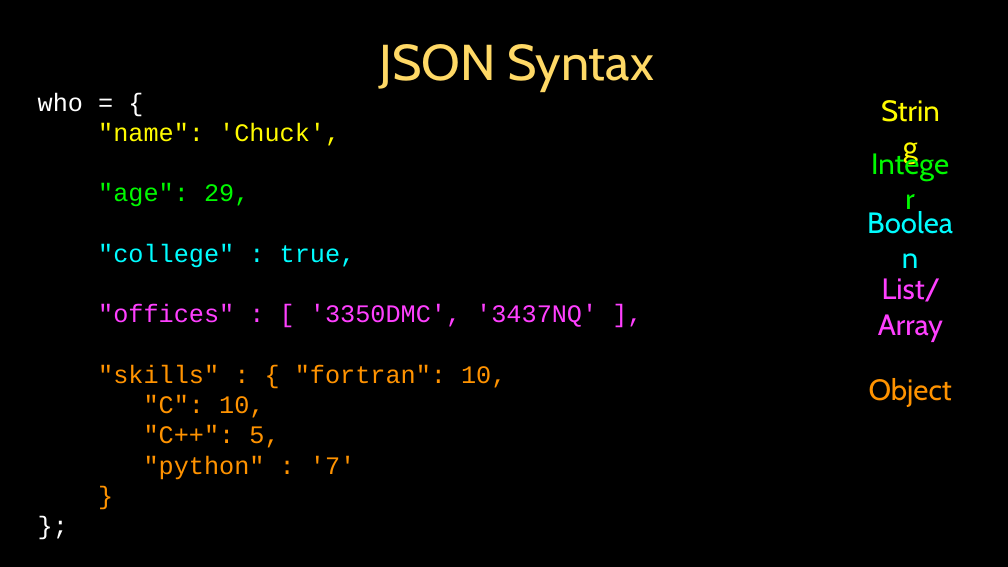
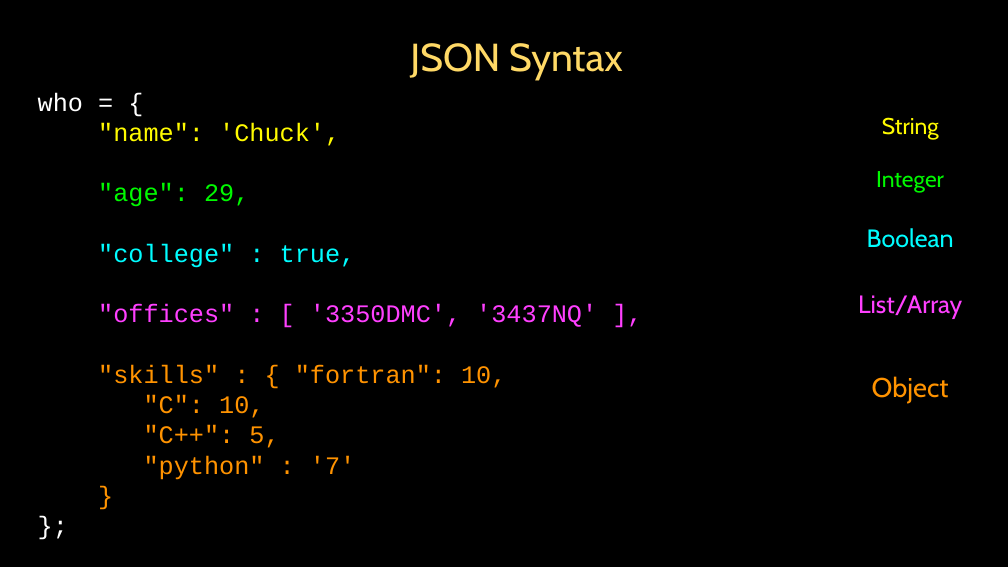
Before and after one commit to csev/wa4e, a slide deck: slide 10 of lectures/JS-04-JSON.ppt. Drawn at 1008x567 pixels with LibreOffice and Linux fonts; fonts in the diff are those of the drawing. Boxes give left, top, right and bottom in pixels: in the first picture for what was removed or moved away, otherwise in the second. Text is boxed around its words. In the diff, an @@ line names an element or a change of style, - is before the commit and + after.

```diff
--- a/lectures/JS-04-JSON.ppt
+++ b/lectures/JS-04-JSON.ppt
@@ free "JSON Syntax" at (345,31,689,90): size 36 to 27.9 pt; line spacing 1 to 0.8 @@
@@ free "String" at (872,107,949,148): size 21 to 16.3 pt; line spacing 1 to 0.8 @@
@@ free "Integer" at (864,160,957,202): size 21 to 16.3 pt; line spacing 1 to 0.8 @@
@@ free "Boolean" at (858,219,964,260): size 21 to 17.9 pt; line spacing 1 to 0.9 @@
@@ free "List/Array" at (847,285,973,327): size 21 to 17.9 pt; line spacing 1 to 0.9 @@
@@ free "Object" at (865,369,956,410): size 21 to 19.4 pt; line spacing 1 to 0.9 @@
```
Also in this commit, not shown: 8 other slides changed.
